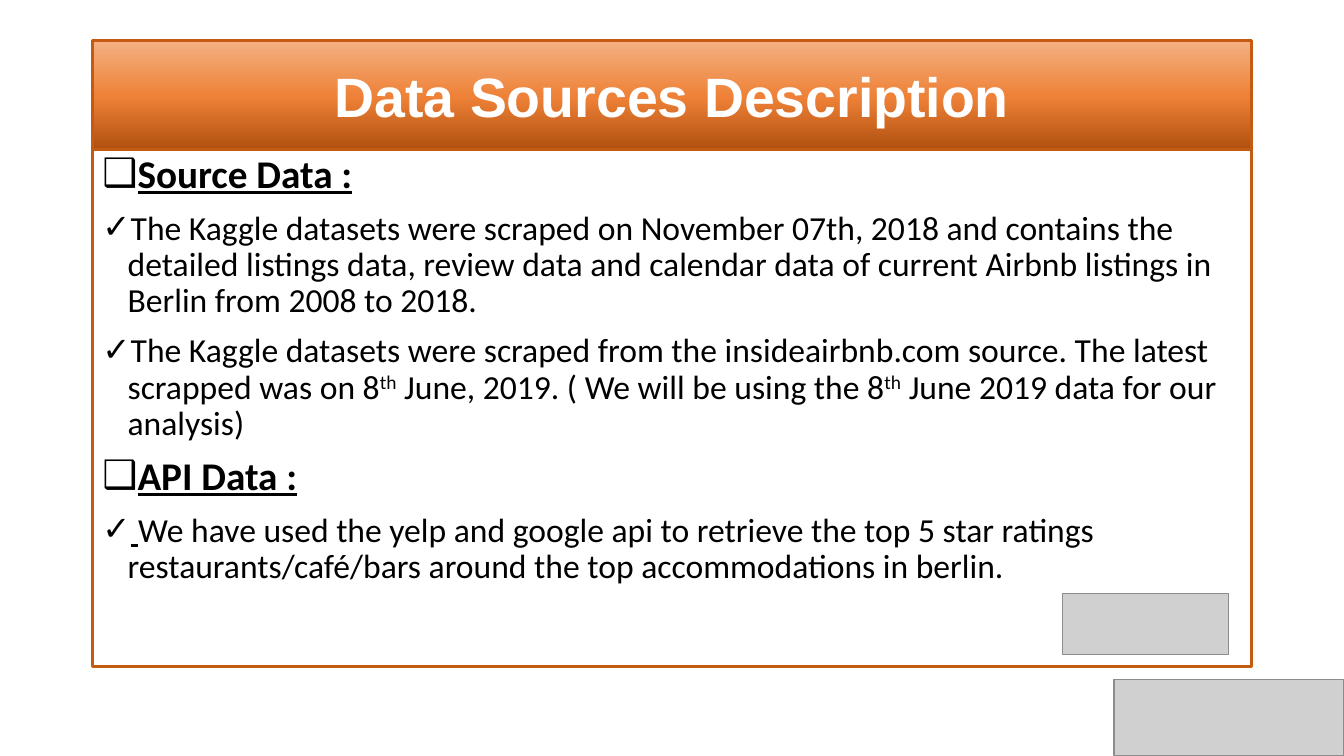
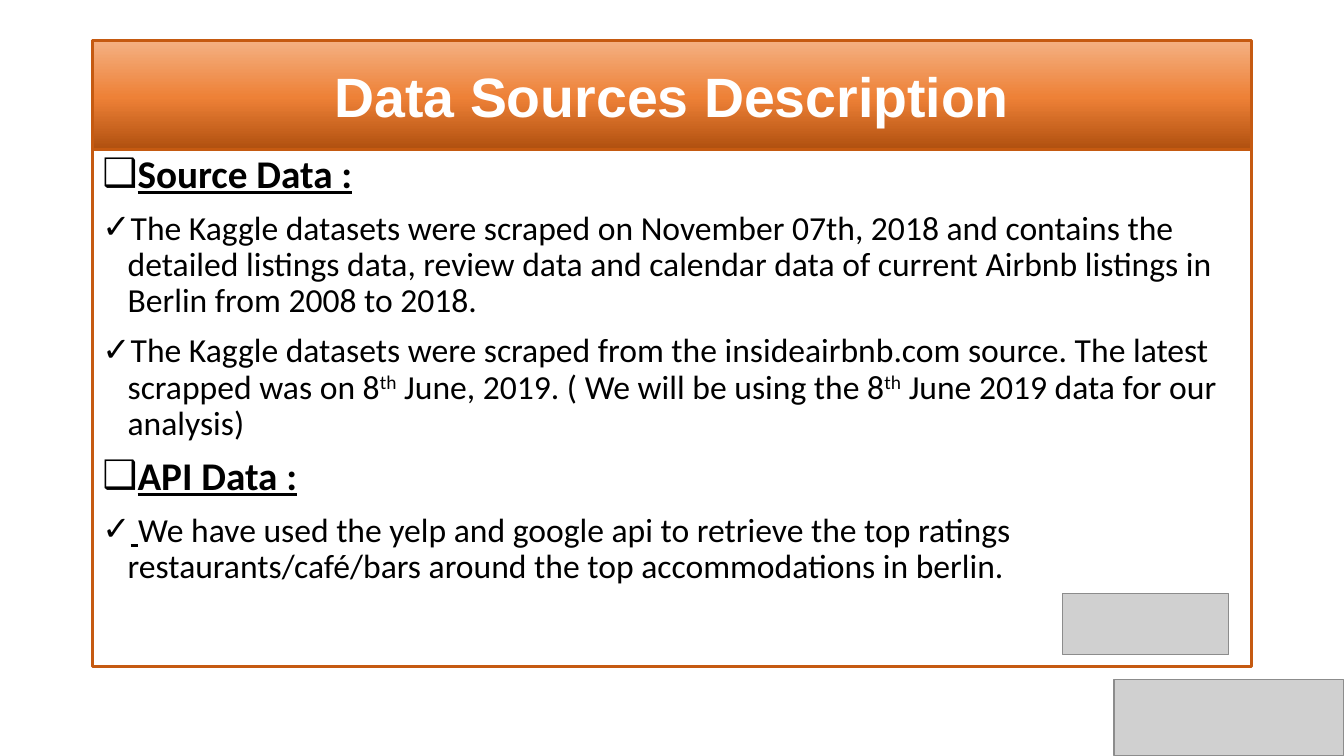
Before and after one commit to SaranyaPandiaraj/Futuristic-Airbnb, a slide deck: slide 5 of Futuristic_Airbnb.pptx. Drawn at 1344x756 pixels with LibreOffice and Linux fonts; fonts in the diff are those of the drawing; grey boxes stand for pictures. Boxes give left, top, right and bottom in pixels: in the first picture for what was removed or moved away, otherwise in the second. Text is boxed around its words. In the diff, an @@ line names an element or a change of style, - is before the commit and + after.

Commit message:
Presentation in progress

```diff
--- a/Futuristic_Airbnb.pptx
+++ b/Futuristic_Airbnb.pptx
@@ text at (x1=128, y1=518, x2=1010, y2=584): text changed @@
-✓ We have used the yelp and google api to retrieve the top 5 star ratings restaurants/café/bars around the top accommodations in berlin.
+✓ We have used the yelp and google api to retrieve the top ratings restaurants/café/bars around the top accommodations in berlin.
```
Also in this commit, not shown: 4 other slides changed, 11 slides added, 9 slides removed.
